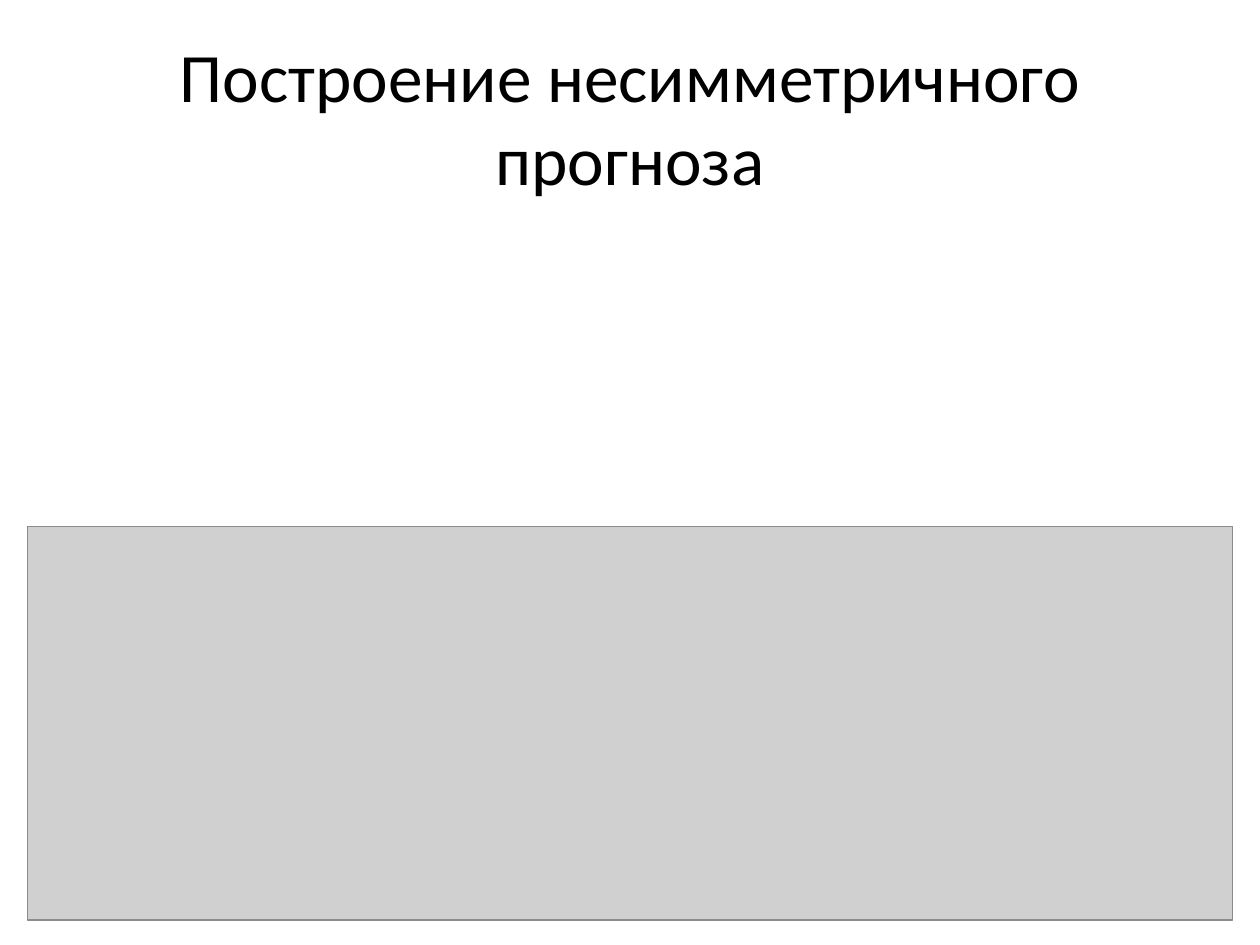
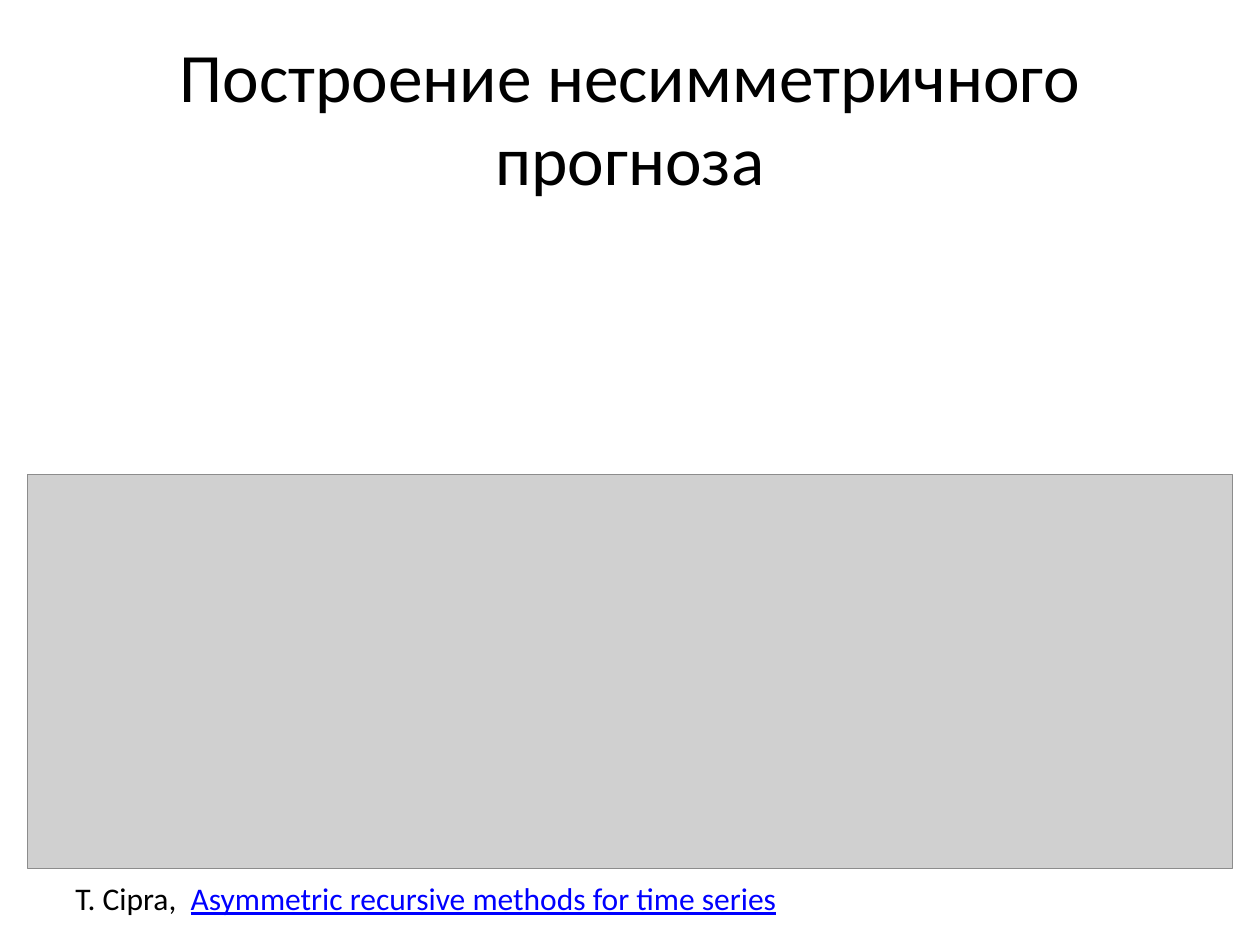
Before and after one commit to ml-mipt/ml-mipt-part2, a slide deck: slide 21 of 2016/seminars/sem09_retail_tsf_ml/seminar_10_v2.pptx. Drawn at 1260x945 pixels with LibreOffice and Linux fonts; fonts in the diff are those of the drawing; grey boxes stand for pictures. Boxes give left, top, right and bottom in pixels: in the first picture for what was removed or moved away, otherwise in the second. Text is boxed around its words. In the diff, an @@ line names an element or a change of style, - is before the commit and + after.

```diff
--- a/2016/seminars/sem09_retail_tsf_ml/seminar_10_v2.pptx
+++ b/2016/seminars/sem09_retail_tsf_ml/seminar_10_v2.pptx
@@ picture: place and size @@
-picture at box(28, 527, 1232, 920)
+picture at box(28, 475, 1232, 868)
@@ text added at box(75, 888, 776, 915), 18 pt, text #0000FF, underline @@
+T. Cipra, Asymmetric recursive methods for time series
```
Also in this commit, not shown: 6 other slides changed, 1 other file.
